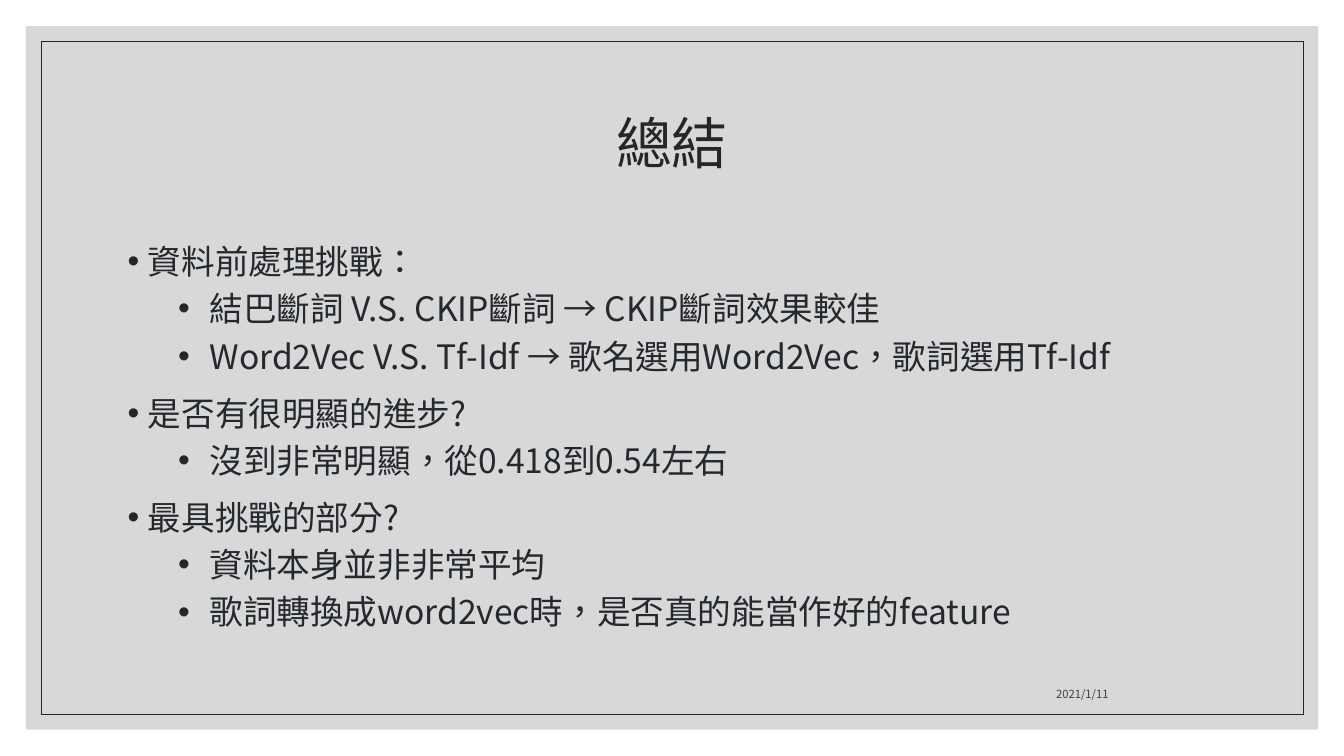
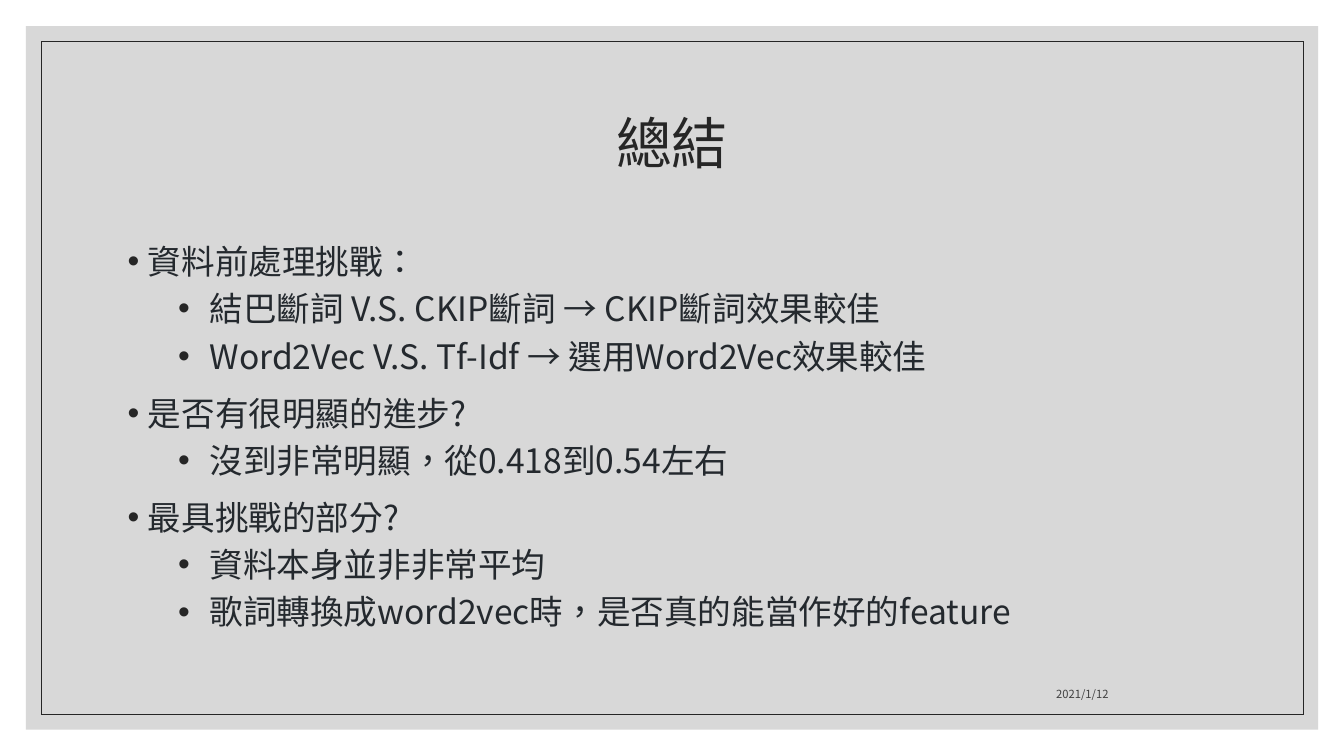
Before and after one commit to 1091-datascience/finalproject-group10, a slide deck: slide 7 of docs/Data Science Final .pptx. Drawn at 1344x756 pixels with LibreOffice and Linux fonts; fonts in the diff are those of the drawing. Boxes give left, top, right and bottom in pixels: in the first picture for what was removed or moved away, otherwise in the second. Text is boxed around its words. In the diff, an @@ line names an element or a change of style, - is before the commit and + after.

```diff
--- a/docs/Data Science Final .pptx
+++ b/docs/Data Science Final .pptx
@@ text at [210, 340, 926, 372]: text changed @@
-  • Word2Vec V.S. Tf-Idf → 歌名選用Word2Vec，歌詞選用Tf-Idf
+  • Word2Vec V.S. Tf-Idf → 選用Word2Vec效果較佳
@@ text at [1056, 689, 1108, 700]: text changed @@
-2021/1/11
+2021/1/12
```
Also in this commit, not shown: 6 other slides changed.
